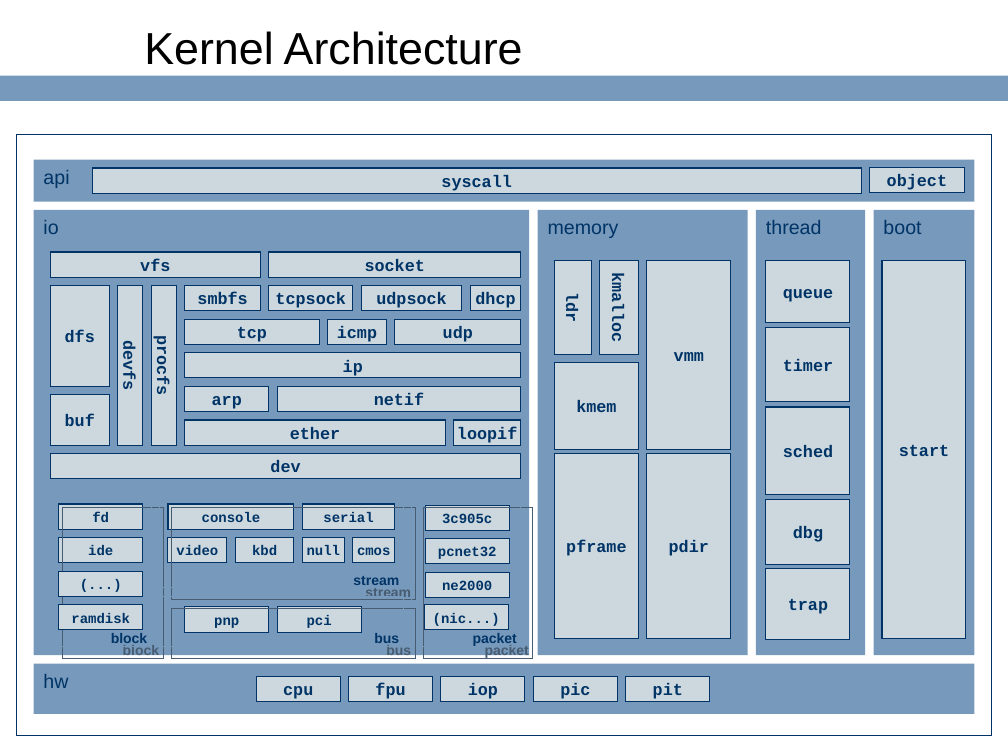
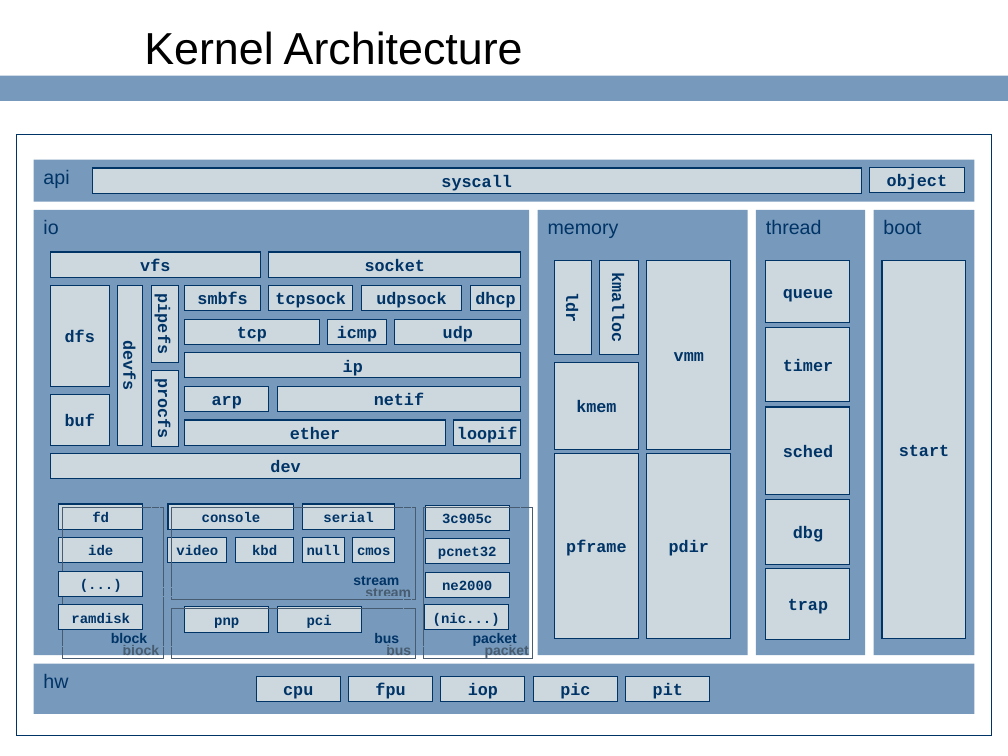
Before and after one commit to ringgaard/sanos, a slide deck: slide 9 of doc/sanostech.ppt. Drawn at 1008x756 pixels with LibreOffice and Linux fonts; fonts in the diff are those of the drawing; background and template pictures are left out. Boxes give left, top, right and bottom in pixels: in the first picture for what was removed or moved away, otherwise in the second. Text is boxed around its words. In the diff, an @@ line names an element or a change of style, - is before the commit and + after.

```diff
--- a/doc/sanostech.ppt
+++ b/doc/sanostech.ppt
@@ rectangle added at bbox=[151, 286, 178, 363], fill #CCD8DE, outline #003366 0.74 pt, 12 pt, text #003366, bold @@
+pipefs
@@ rectangle "procfs": place and size @@
-rectangle "procfs" at bbox=[151, 285, 176, 445]
+rectangle "procfs" at bbox=[151, 370, 178, 447]
```
Also in this commit, not shown: 9 other slides changed.
